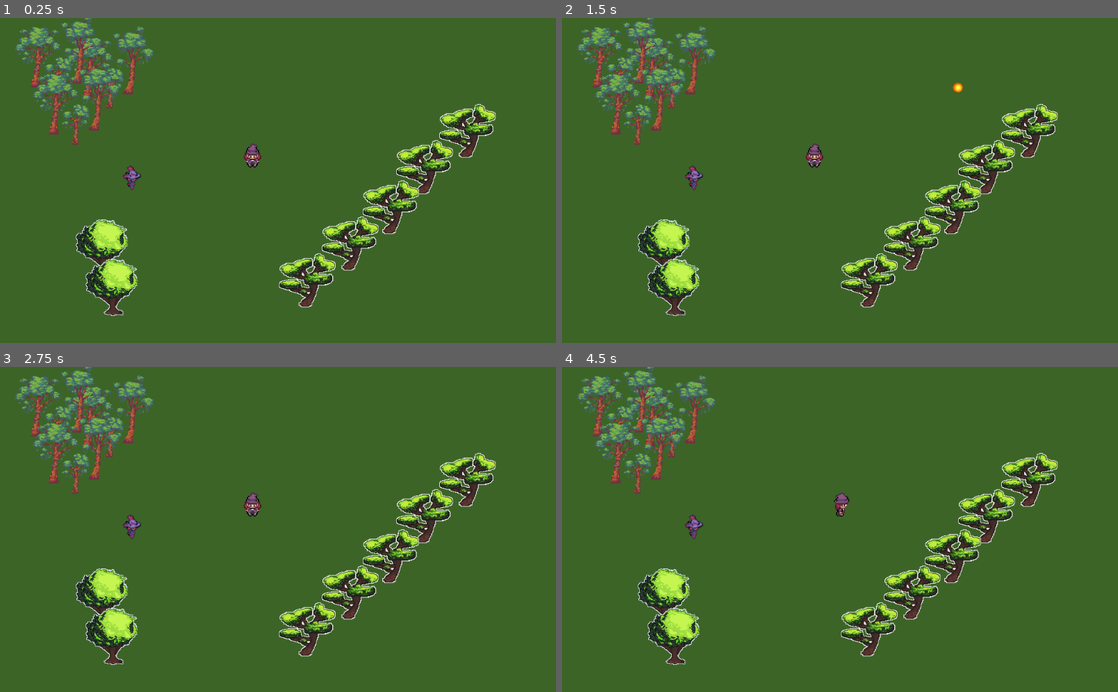
Above: before the commit, frames 1-4 (two rows, left to right).
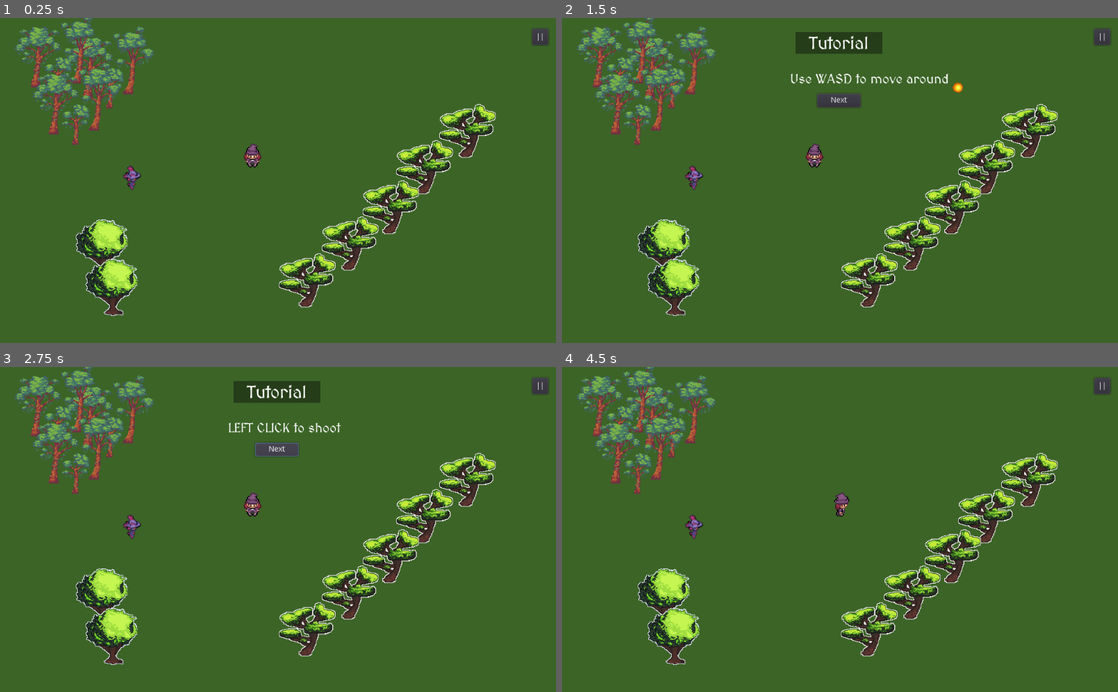
Above: after the commit, the same moments.

Repository: ann-rod/wizard_of_the_land
Game: Godot game, scene res://Main.tscn
Two runs of this game, one before a commit and one after it. Both use one fixed random seed, a clock stepped at 60 frames per second and the inputs below.
Inputs (mouse positions are in pixels of both pictures, inside the frame that each line leads up to):
- Up to frame 1 (0.25 s): no input
- Up to frame 2 (1.5 s): click (1101, 37) at 0.5 s, where only the run after the commit has a clickable "||"; click (840, 209) at 1.25 s, where only the run after the commit has a clickable "Tutorial"
- Up to frame 3 (2.75 s): click (278, 448) at 2 s, where only the run after the commit has a clickable "Next"
- Up to frame 4 (4.5 s): click (840, 448) at 2.75 s, where only the run after the commit has a clickable "Next"; click (840, 448) at 3.5 s, where only the run after the commit has a clickable "Finish"; tap Enter at 4.25 s; move the mouse to (962, 513) at 4.27 s; hold Right (move_right) from 4.28 s (still down); click (962, 513) at 4.35 s

The runs differ from the first frame. In frame 1, 0.2% of the frame differs, in the area x 95-99%, y 3-9%; in frame 2, 1.8%, in the area x 41-99%, y 3-28%; in frame 3, 1.7%; in frame 4, 0.2%.

Commit message:
added tutorial portion of HUD

Diff:
--- a/Main.gd
+++ b/Main.gd
@@ -25,3 +25,6 @@
 
 func _on_Player_player_hp_zero():
 	game_over()
+
+func _on_HUD_start_tutorial():
+	pass
--- a/Main.tscn
+++ b/Main.tscn
@@ -6,6 +6,7 @@
 [ext_resource path="res://Main.gd" type="Script" id=4]
 [ext_resource path="res://characters/Player.tscn" type="PackedScene" id=5]
 [ext_resource path="res://characters/enemies/Mob.tscn" type="PackedScene" id=6]
+[ext_resource path="res://environments/HUD/HUD.tscn" type="PackedScene" id=7]
 [ext_resource path="res://spells/SpellManager.gd" type="Script" id=8]
 
 [node name="Main" type="Node2D"]
@@ -42,6 +43,9 @@
 [node name="OverworldTheme" type="AudioStreamPlayer2D" parent="."]
 stream = ExtResource( 1 )
 
+[node name="HUD" parent="." instance=ExtResource( 7 )]
+
 [connection signal="player_hp_zero" from="Player" to="." method="_on_Player_player_hp_zero"]
 [connection signal="area_entered" from="Mob" to="Mob" method="handle_hit"]
 [connection signal="mob_cast_spell" from="Mob" to="SpellManager" method="_on_Mob_mob_cast_spell"]
+[connection signal="start_tutorial" from="HUD" to="." method="_on_HUD_start_tutorial"]
--- /dev/null
+++ b/environments/HUD/HUD.gd
@@ -0,0 +1,59 @@
+extends Control
+
+signal disable_spells
+signal enable_spells
+signal start_tutorial
+
+var instruction_labels = ['Use WASD to move around', 'LEFT CLICK to shoot', 'Avoid enemies to stay alive']
+var instruction_page = 0
+var is_paused = false
+
+# Called when the node enters the scene tree for the first time.
+func _ready():
+	$PauseBG.hide()
+	$TutorialButton.hide()
+	$TutorialLabel.hide()
+	$Instructions.hide()
+
+func _process(delta):
+	if Input.is_action_just_pressed("pause"):
+		_on_PauseButton_pressed()
+
+func _on_PauseButton_pressed():
+	if is_paused == false:
+		$PauseBG.show()
+		$TutorialButton.show()
+		is_paused = true
+	else:
+		is_paused = false
+		$TutorialButton.hide()
+		$PauseBG.hide()
+
+func _on_TutorialButton_pressed():
+	$PauseBG.hide()
+	$TutorialButton.hide()
+	$TutorialLabel.show()
+
+	$Instructions.show()
+	$Instructions.text = instruction_labels[instruction_page]
+	emit_signal("start_tutorial")
+
+func _on_NextButton_pressed():
+	if instruction_page < 2:
+		if instruction_page == 1:
+			$Instructions/NextButton.text = "Finish"
+		instruction_page += 1
+		$Instructions.text = instruction_labels[instruction_page]
+
+	else:
+		$Instructions.hide()
+		$TutorialLabel.hide()
+		is_paused = false
+		instruction_page = 0
+		$Instructions/NextButton.text = "Next"
+
+func _on_PauseBG_mouse_entered():
+	emit_signal("disable_spells")
+
+func _on_PauseBG_mouse_exited():
+	emit_signal("enable_spells")
--- /dev/null
+++ b/environments/HUD/HUD.tscn
@@ -0,0 +1,94 @@
+[gd_scene load_steps=6 format=2]
+
+[ext_resource path="res://fonts/MedievalSharp/MedievalSharp-Regular.ttf" type="DynamicFontData" id=1]
+[ext_resource path="res://environments/HUD/HUD.gd" type="Script" id=2]
+
+[sub_resource type="DynamicFont" id=2]
+size = 32
+font_data = ExtResource( 1 )
+
+[sub_resource type="DynamicFont" id=1]
+size = 32
+font_data = ExtResource( 1 )
+
+[sub_resource type="DynamicFont" id=3]
+size = 24
+font_data = ExtResource( 1 )
+
+[node name="HUD" type="Control"]
+anchor_right = 1.0
+anchor_bottom = 1.0
+script = ExtResource( 2 )
+
+[node name="PauseBG" type="ColorRect" parent="."]
+margin_right = 1024.0
+margin_bottom = 600.0
+color = Color( 0, 0, 0, 0.156863 )
+
+[node name="PausedText" type="Label" parent="PauseBG"]
+anchor_left = 0.5
+anchor_top = 0.5
+anchor_right = 0.5
+anchor_bottom = 0.5
+margin_left = -53.0
+margin_top = -18.5
+margin_right = 53.0
+margin_bottom = 18.5
+custom_fonts/font = SubResource( 2 )
+text = "Paused"
+
+[node name="TutorialLabel" type="ColorRect" parent="."]
+self_modulate = Color( 1, 1, 1, 0.392157 )
+margin_left = 430.0
+margin_top = 26.0
+margin_right = 590.0
+margin_bottom = 66.0
+color = Color( 0, 0, 0, 1 )
+
+[node name="TutorialText" type="Label" parent="TutorialLabel"]
+anchor_left = 0.5
+anchor_right = 0.5
+margin_left = -55.0
+margin_top = 4.0
+margin_right = 55.0
+margin_bottom = 41.0
+custom_fonts/font = SubResource( 1 )
+text = "Tutorial"
+align = 1
+valign = 1
+
+[node name="Instructions" type="Label" parent="."]
+margin_left = 420.0
+margin_top = 100.0
+margin_right = 460.0
+margin_bottom = 128.0
+custom_fonts/font = SubResource( 3 )
+align = 1
+valign = 1
+
+[node name="NextButton" type="Button" parent="Instructions"]
+margin_left = 50.0
+margin_top = 40.0
+margin_right = 130.0
+margin_bottom = 65.0
+text = "Next"
+
+[node name="PauseButton" type="Button" parent="."]
+margin_left = 980.0
+margin_top = 20.0
+margin_right = 1010.0
+margin_bottom = 50.0
+text = "||"
+
+[node name="TutorialButton" type="Button" parent="."]
+margin_left = 470.0
+margin_top = 340.0
+margin_right = 550.0
+margin_bottom = 365.0
+text = "Tutorial"
+
+[connection signal="mouse_entered" from="PauseBG" to="." method="_on_PauseBG_mouse_entered"]
+[connection signal="mouse_exited" from="PauseBG" to="." method="_on_PauseBG_mouse_exited"]
+[connection signal="pressed" from="Instructions/NextButton" to="." method="_on_NextButton_pressed"]
+[connection signal="pressed" from="PauseButton" to="." method="_on_PauseButton_pressed"]
+[connection signal="pressed" from="TutorialButton" to="." method="_on_TutorialButton_pressed"]
--- a/project.godot
+++ b/project.godot
@@ -53,6 +53,11 @@
 "events": [ Object(InputEventMouseButton,"resource_local_to_scene":false,"resource_name":"","device":-1,"alt":false,"sh …(213 unchanged characters)…
  ]
 }
+pause={
+"deadzone": 0.5,
+"events": [ Object(InputEventKey,"resource_local_to_scene":false,"resource_name":"","device":0,"alt":false,"shift":false,"control":false,"meta":false,"command":false,"pressed":false,"scancode":80,"physical_scancode":0,"unicode":0,"echo":false,"script":null)
+ ]
+}
 
 [physics]
 
Not shown: 1 places in Main.tscn that only renumber resources
